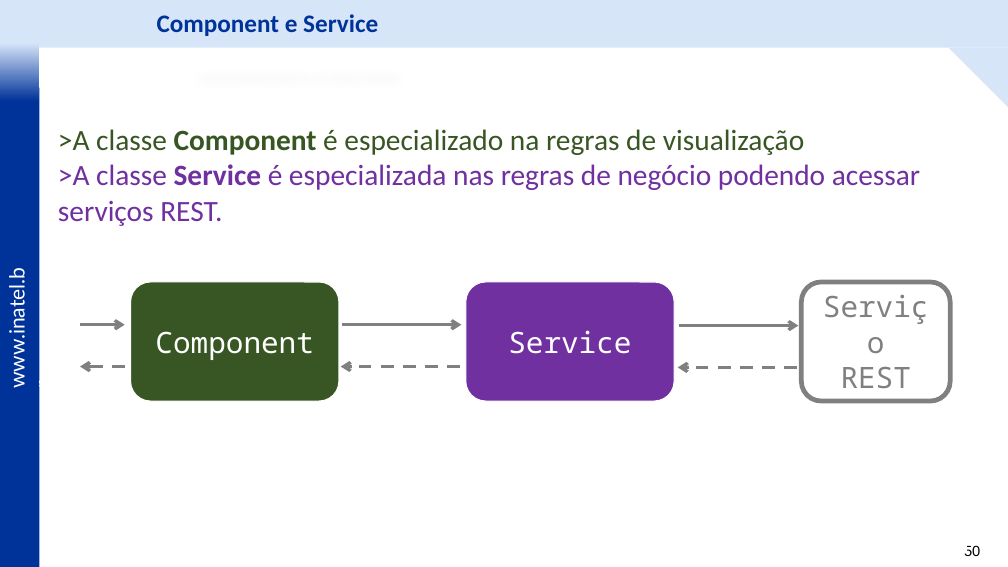
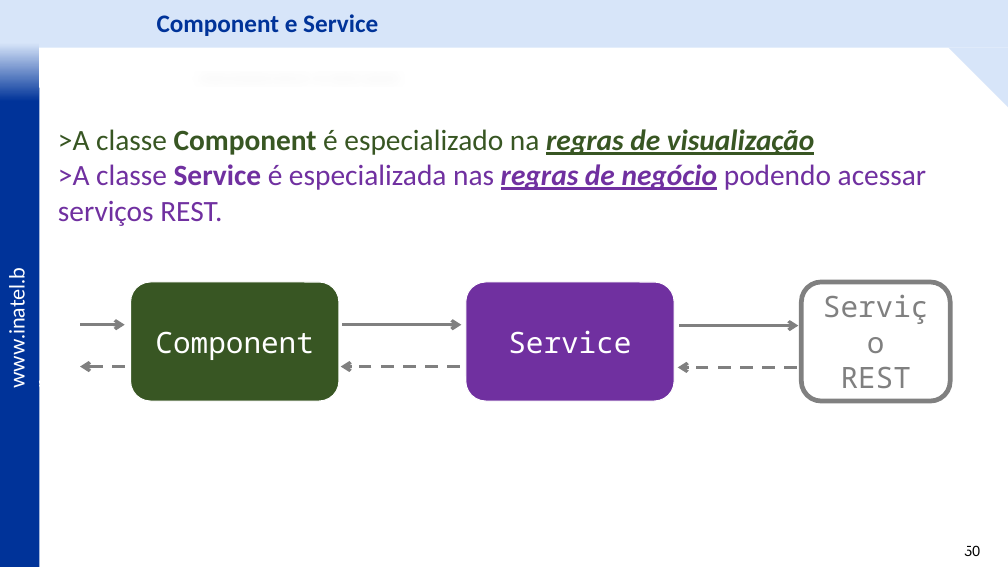
Before and after one commit to vitor-figueiredo/Lab_Angular, a slide deck: slide 50 of _docs/Lab_Angular - Frontend com Angular -v3.pptx. Drawn at 1008x567 pixels with LibreOffice and Linux fonts; fonts in the diff are those of the drawing; background and template pictures are left out. Boxes give left, top, right and bottom in pixels: in the first picture for what was removed or moved away, otherwise in the second. Text is boxed around its words. In the diff, an @@ line names an element or a change of style, - is before the commit and + after.

```diff
--- a/_docs/Lab_Angular - Frontend com Angular -v3.pptx
+++ b/_docs/Lab_Angular - Frontend com Angular -v3.pptx
@@ rectangle ">A classe Component é especializado ..." at [43, 91, 966, 553]: bold on, italic on, underline on in "regras de visualização", "regras de negócio" @@
```
Also in this commit, not shown: 13 other slides changed, 26 slides added, 2 slides removed, 31 other files.
